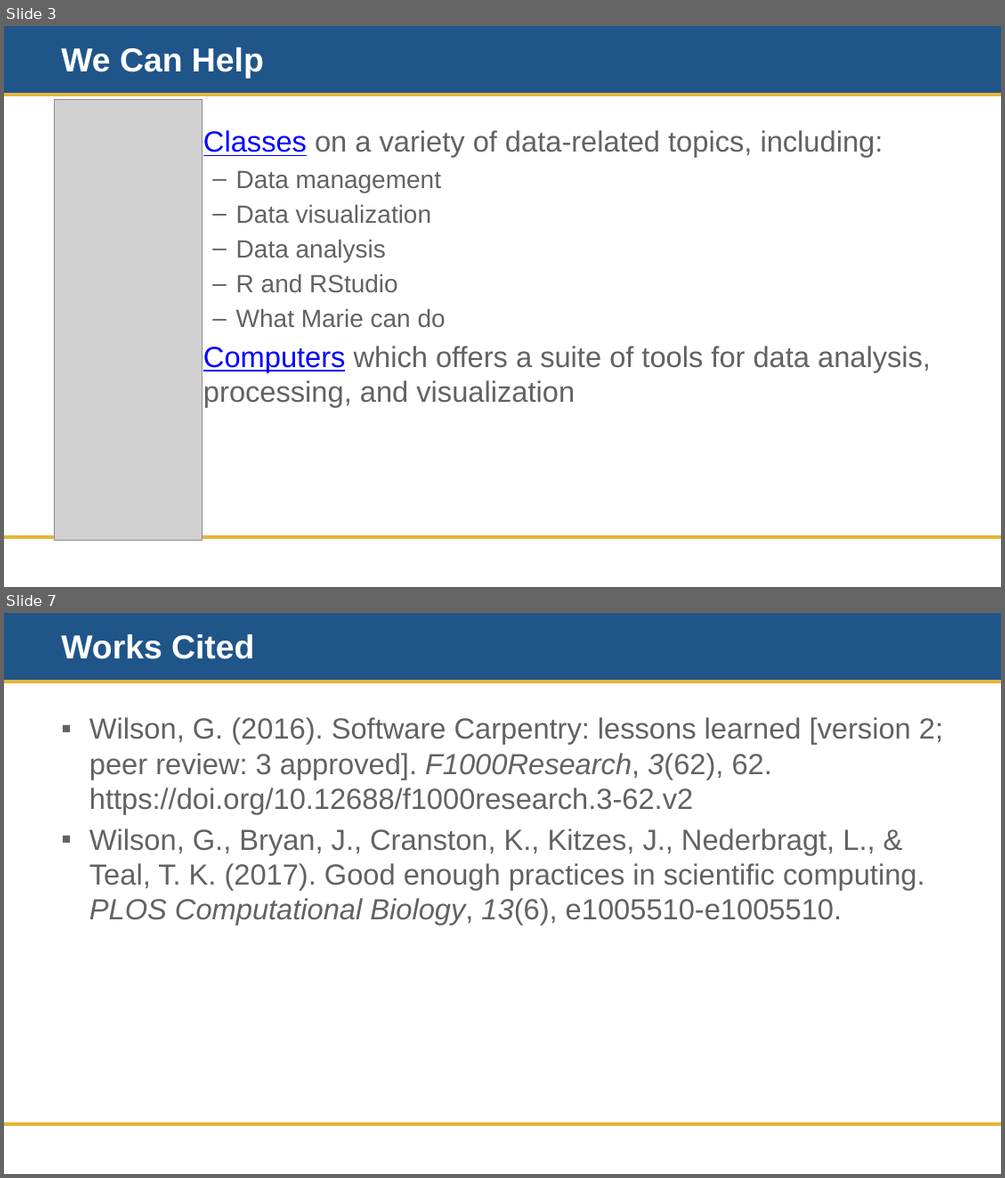
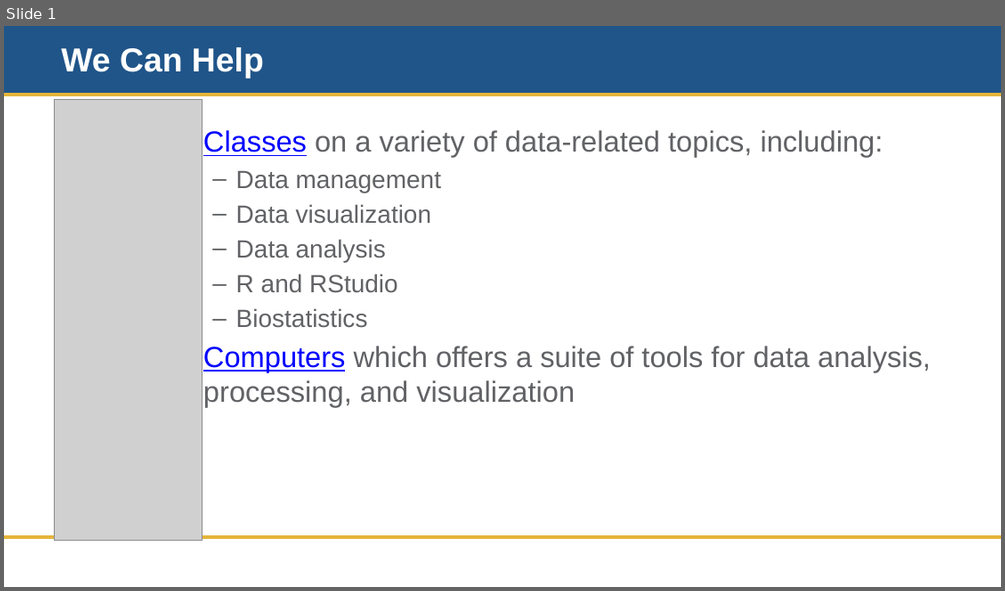
Before and after one commit to doujouDC/nihl-intro-r-classes, a slide deck: r-project-mgmt-repro/nih-r-project-mgmt-training-material/nihl-r-project-mgmt-01-we-can-help.pptx. Shown one above the other, each under a label of ours: slides 3 and 7 before the commit, slide 1 after it; the slides between them are not shown. The pictures are 1005x1178 and 1005x591 pixels, drawn with LibreOffice and Linux fonts; fonts in the diff are those of the drawing; grey boxes stand for pictures; background and template pictures are left out. Boxes give left, top, right and bottom in pixels: in the first picture for what was removed or moved away, otherwise in the second. Text is boxed around its words. In the diff, an @@ line names an element or a change of style, - is before the commit and + after.

```diff
--- a/r-project-mgmt-repro/nih-r-project-mgmt-training-material/nihl-r-project-mgmt-01-we-can-help.pptx
+++ b/r-project-mgmt-repro/nih-r-project-mgmt-training-material/nihl-r-project-mgmt-01-we-can-help.pptx
@@ slide 7 removed at box(4, 613, 1001, 1174), background #FFFFFF; not listed: 3 template elements that a slide beside it also shows @@
@@ title removed at box(61, 634, 254, 659) @@
-Works Cited
@@ text removed at box(89, 717, 943, 925) @@
-▪ Wilson, G. (2016). Software Carpentry: lessons learned [version 2; peer review: 3 approved]. F1000Research, 3(62), 62. https://doi.org/10.12688/f1000research.3-62.v2
-▪ Wilson, G., Bryan, J., Cranston, K., Kitzes, J., Nederbragt, L., & Teal, T. K. (2017). Good enough practices in scientific computing. PLOS Computational Biology, 13(6), e1005510-e1005510.
@@ what was slide 3 is now slide 1 @@
@@ slide 1 changed as well @@
@@ text at box(236, 308, 368, 328): text changed @@
-  – What Marie can do
+  – Biostatistics
```
Also in this commit, not shown: 6 other slides removed, 2 other files.
